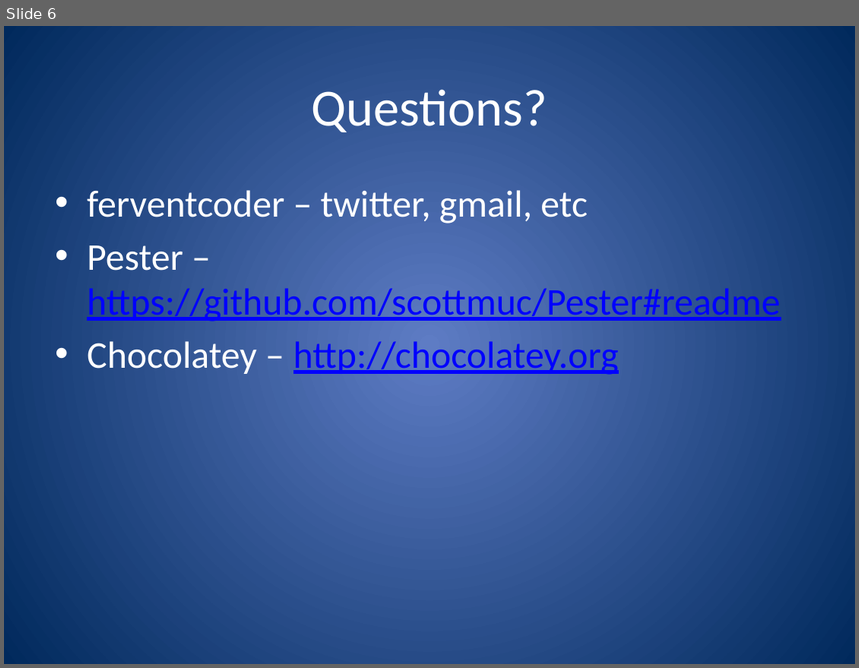
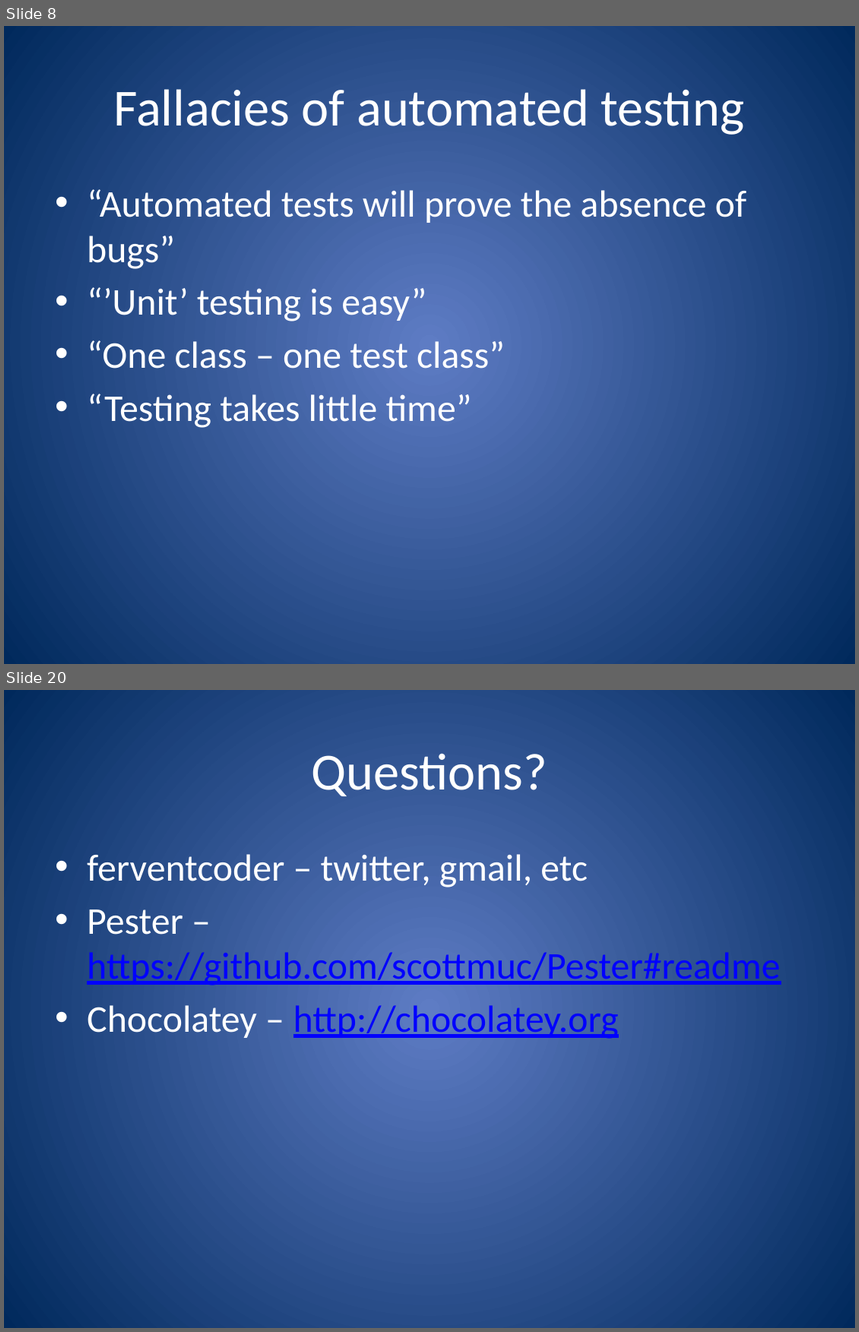
Before and after one commit to ferventcoder/presentations, a slide deck: dotNet/powershellbdd/AutomatedTestingForPowerShell.pptx. Shown one above the other, each under a label of ours: slide 6 before the commit, slides 8 and 20 after it; the slides between them are not shown. The pictures are 859x668 and 859x1332 pixels, drawn with LibreOffice and Linux fonts; fonts in the diff are those of the drawing. Boxes give left, top, right and bottom in pixels: in the first picture for what was removed or moved away, otherwise in the second. Text is boxed around its words. In the diff, an @@ line names an element or a change of style, - is before the commit and + after.

Commit message:
setting up examples and tests
mostly finished with the presentation

```diff
--- a/dotNet/powershellbdd/AutomatedTestingForPowerShell.pptx
+++ b/dotNet/powershellbdd/AutomatedTestingForPowerShell.pptx
@@ slide 8 added at (4, 26, 855, 664), background gradient #5E7CC5 to #00295C @@
@@ title added at (114, 89, 744, 135), 44 pt, text #FFFFFF @@
+Fallacies of automated testing
@@ text added at (87, 189, 747, 428), 32 pt, text #FFFFFF @@
+• “Automated tests will prove the absence of bugs”
+• “’Unit’ testing is easy”
+• “One class – one test class”
+• “Testing takes little time”
@@ what was slide 6 is now slide 20 @@
```
Also in this commit, not shown: 3 slides changed, 16 other slides added, 2 slides removed, 37 other files.
